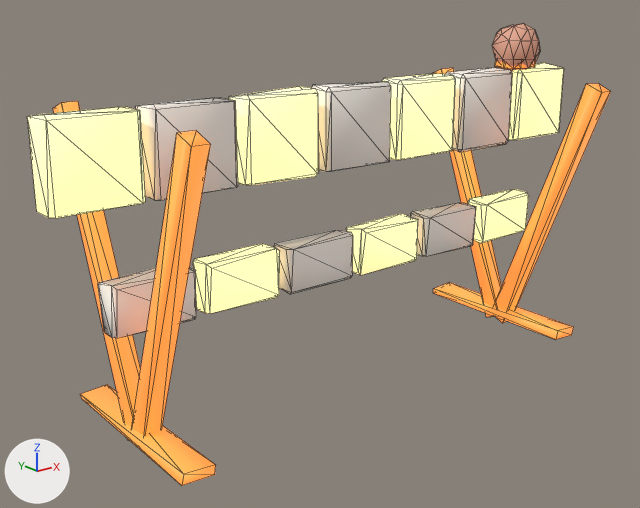
A saved change to the glTF model public/models/lod2/barricade.glb.
The view is the same before and after, from a camera (50 mm lens) standing at (-1.98, -2.31, 1.39) and looking at (-0.11, 0.03, 0.45). Arrows for +X, +Y and +Z are at lower left; the lights stay in place. The older version comes first. Mesh edges are drawn as thin lines. Where no turn or scale is listed for an object, it has been applied to the vertices.

In view in the first picture: 'barricade.012', 'lamp.010'.
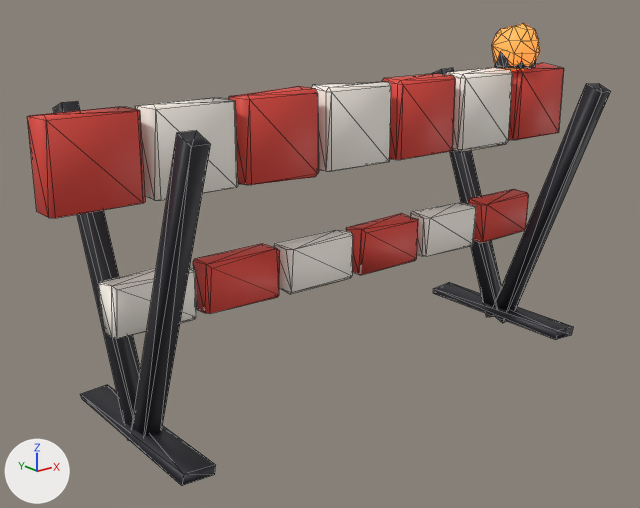
Where the newer file only moved an object's origin or applied its transform, the numbers keep the older frame.

Pixel boxes (x1, y1, x2, y2) of what changed, in the pictures (640 x 508 px; the box of a moved part takes in the faces that stretch with it):
'lamp.010', reshaped
    before: (492, 23, 540, 72)
    after: (492, 23, 540, 71)
part 1 of me_lamp_010, moved or reshaped
    before: (492, 23, 540, 72)
    after: (492, 40, 540, 71)
part 2 of me_lamp_010, surface changed (beige to orange)
    both: (492, 23, 539, 45)
part 3 of me_barricade_012, surface changed (darker)
    before: (27, 60, 611, 486)
    after: (27, 52, 611, 486)

The change in detail:
me_lamp_010 is used by ob_lamp_010; location (0.853, 0.003, 1.12).
me_lamp_010 had 36 vertices, 68 faces and spanned x -0.094..0.094, y -0.095..0.095, z -0.096..0.096.
me_lamp_010 now has 33 vertices, 62 faces and spans x -0.089..0.094, y -0.101..0.095, z -0.096..0.096.
Part 1, on me_lamp_010:
11 vertices are removed from x -0.094..0.073, y -0.095..0.061, z -0.096..0.087.
38 faces are deleted.
2 vertices move from x -0.003..0.019, y -0.068..0.006, z -0.096..-0.074 to x -0.003..0.008, y -0.026..0.042, z -0.096..-0.087.
8 vertices are added at x -0.083..0.043, y -0.101..0.058, z -0.074..0.087.
32 new faces join them.
me_lamp_010 part 2: 30 kept faces spanning x -0.089..0.094, y -0.092..0.095, z -0.096..0.096 get new texture (UV) coordinates.
me_barricade_012 has 285 vertices, 490 faces and spans x -1.1..1.1, y -0.42..0.42, z -0.57..0.57.
me_barricade_012 is used by ob_barricade_012; location (0.0, 0.0, 0.551).
me_barricade_012 part 3: 490 kept faces spanning x -1.1..1.1, y -0.42..0.42, z -0.57..0.57 get new texture (UV) coordinates.
